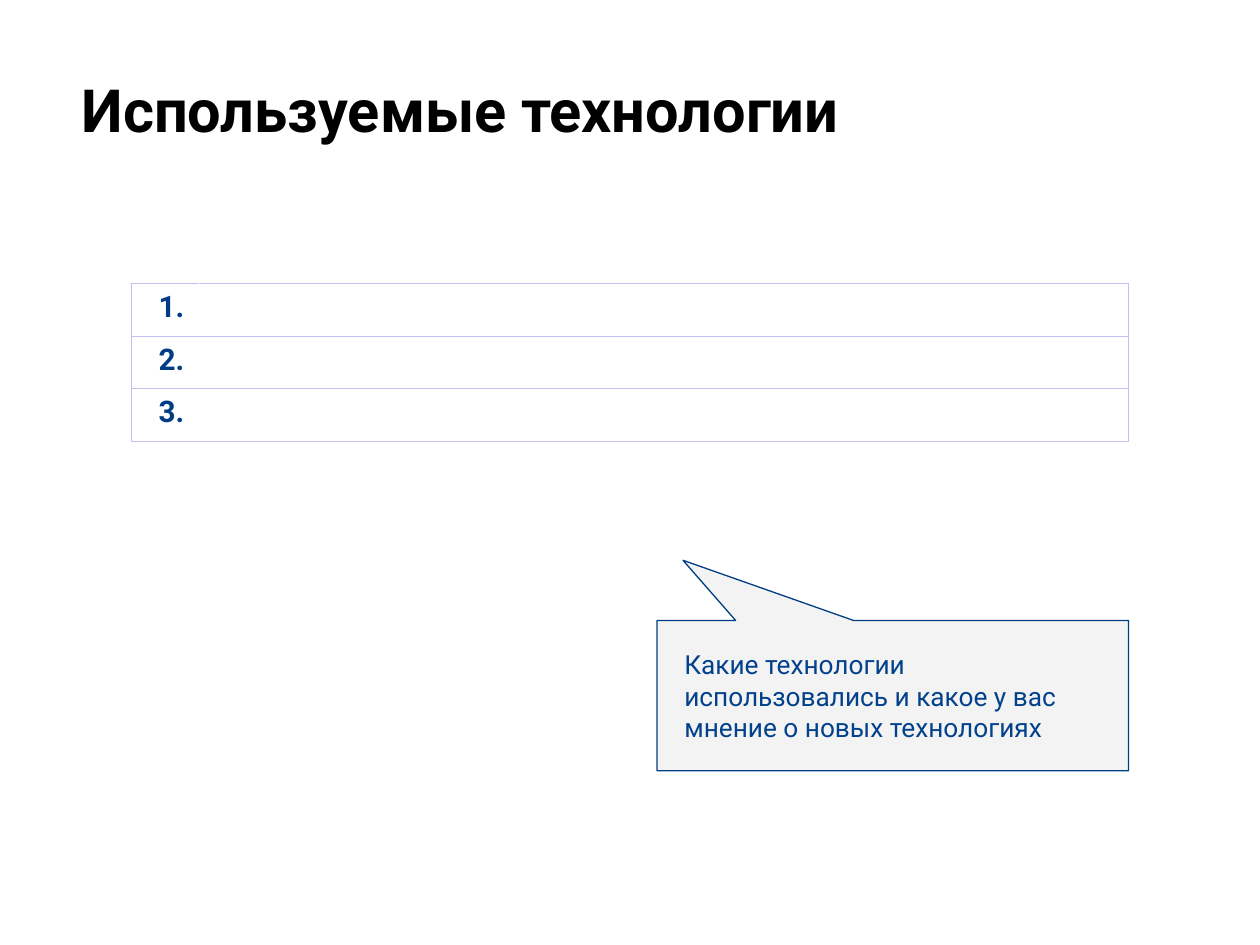
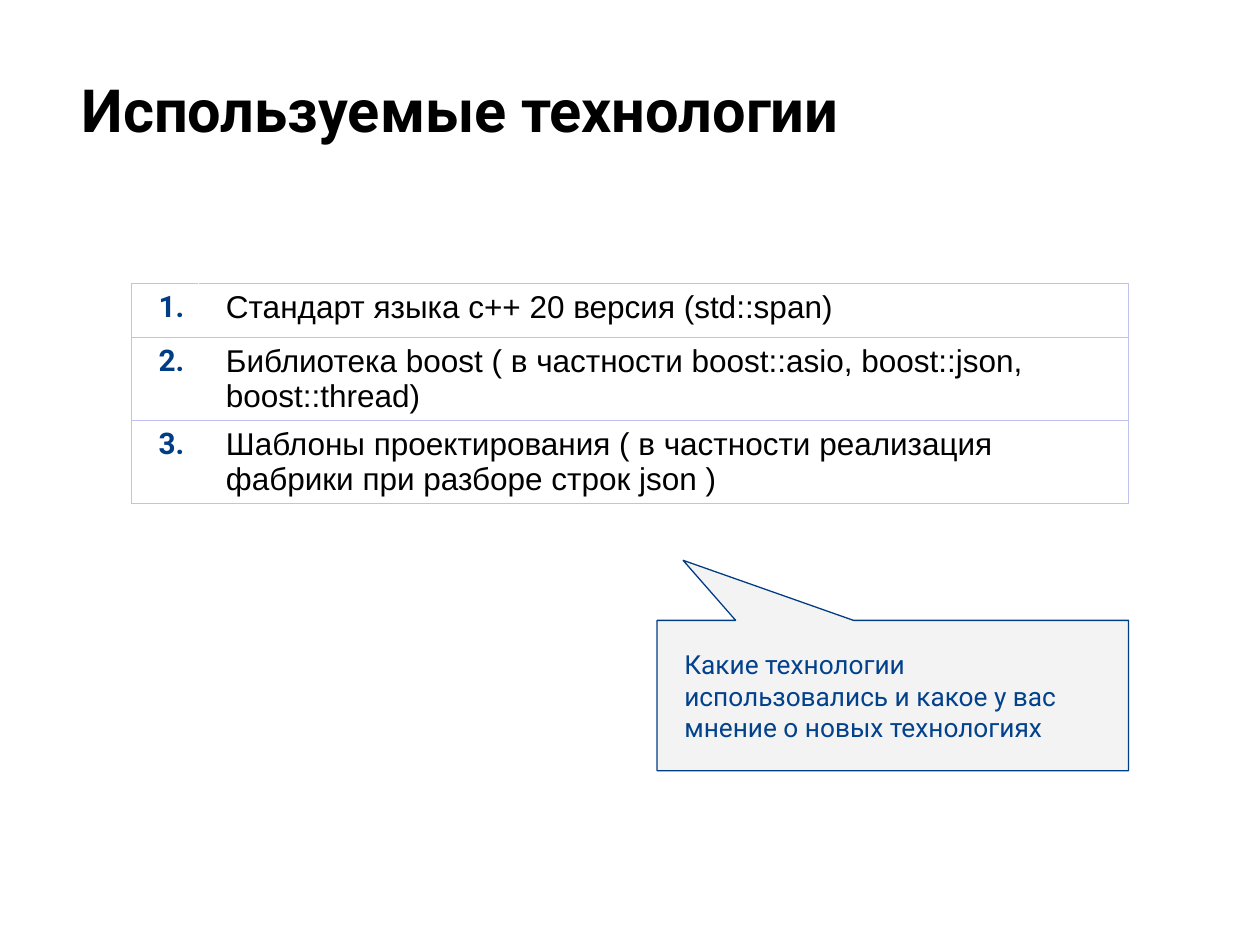
Before and after one commit to otus-learn-ivan/final_project_task, a slide deck: slide 7 of Защита проекта.pptx. Drawn at 1260x945 pixels with LibreOffice and Linux fonts; fonts in the diff are those of the drawing; background and template pictures are left out. Boxes give left, top, right and bottom in pixels: in the first picture for what was removed or moved away, otherwise in the second. Text is boxed around its words. In the diff, an @@ line names an element or a change of style, - is before the commit and + after.

```diff
--- a/Защита проекта.pptx
+++ b/Защита проекта.pptx
@@ table at (x1=131, y1=284, x2=1129, y2=500) @@
-row 1, column 2: 
+row 1, column 2: Стандарт языка с++ 20 версия (std::span)
-row 2, column 2: 
+row 2, column 2: Библиотека boost ( в частности boost::asio, boost::json, boost::thread)
-row 3, column 2: 
+row 3, column 2: Шаблоны проектирования ( в частности реализация фабрики при разборе строк json )
```
Also in this commit, not shown: 2 other slides changed, 1 slide added, 1 slide removed.
